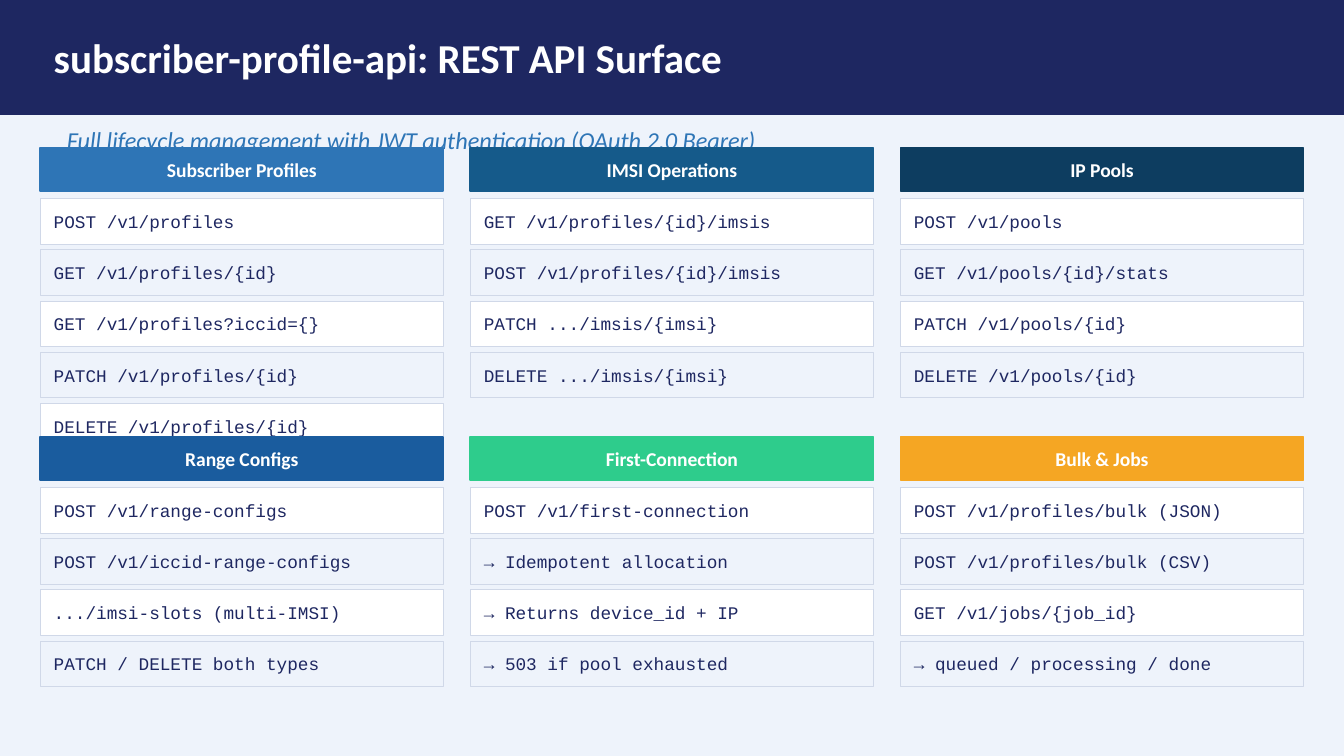
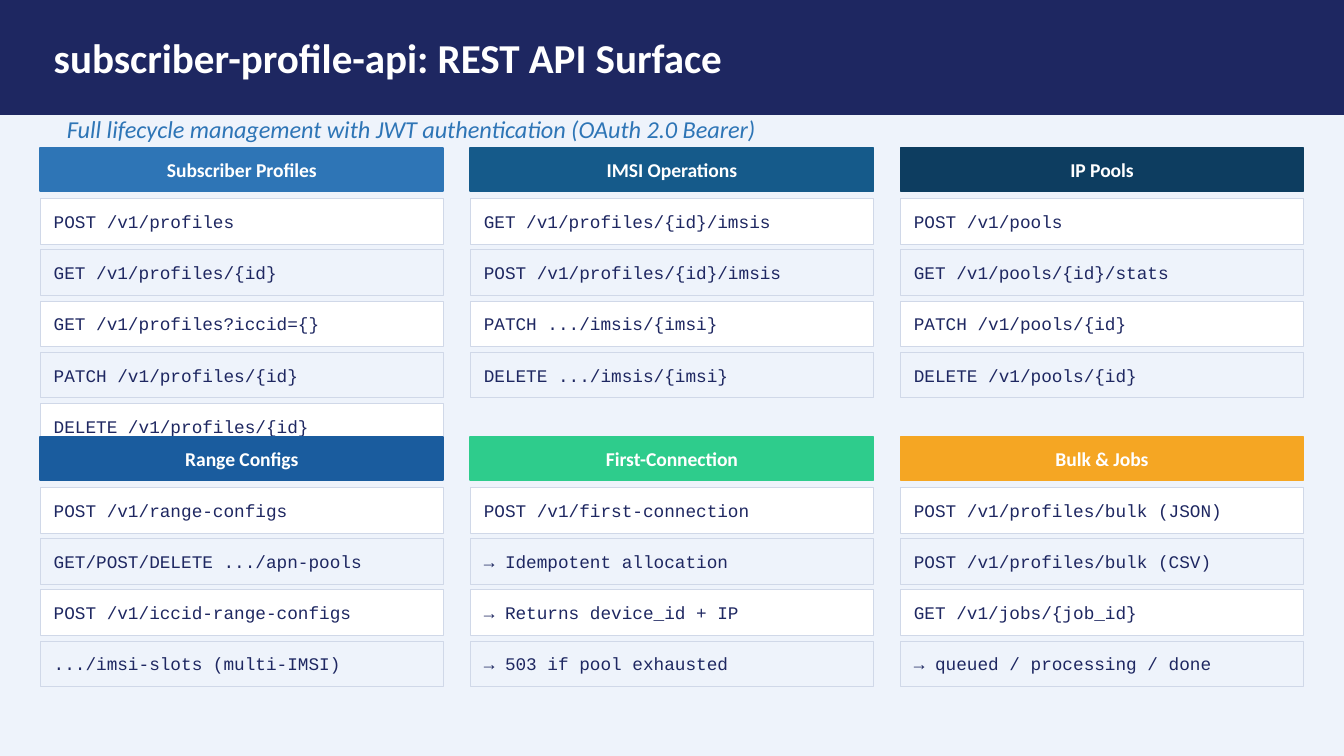
Before and after one commit to ridan5G/aaa-cloud-native, a slide deck: slide 9 of docs/aaa-platform-presentation.pptx. Drawn at 1344x756 pixels with LibreOffice and Linux fonts; fonts in the diff are those of the drawing. Boxes give left, top, right and bottom in pixels: in the first picture for what was removed or moved away, otherwise in the second. Text is boxed around its words. In the diff, an @@ line names an element or a change of style, - is before the commit and + after.

Commit message:
update to api,support 1st connect with multi apn and multi imsi and apn

```diff
--- a/docs/aaa-platform-presentation.pptx
+++ b/docs/aaa-platform-presentation.pptx
@@ text "Full lifecycle management with JWT ..." at bbox=[67, 120, 756, 142]: vertical alignment middle to top @@
@@ text added at bbox=[54, 556, 362, 572], 9.5 pt, text #1E2761 @@
+GET/POST/DELETE .../apn-pools
@@ text "POST /v1/iccid-range-configs": place and size @@
-text "POST /v1/iccid-range-configs" at bbox=[54, 556, 351, 572]
+text "POST /v1/iccid-range-configs" at bbox=[54, 607, 351, 623]
@@ text ".../imsi-slots (multi-IMSI)": place and size @@
-text ".../imsi-slots (multi-IMSI)" at bbox=[54, 607, 340, 623]
+text ".../imsi-slots (multi-IMSI)" at bbox=[54, 658, 340, 674]
@@ text removed at bbox=[54, 658, 319, 674] @@
-PATCH / DELETE both types
```
Also in this commit, not shown: 10 other slides changed, 1 slide added, 36 other files.
